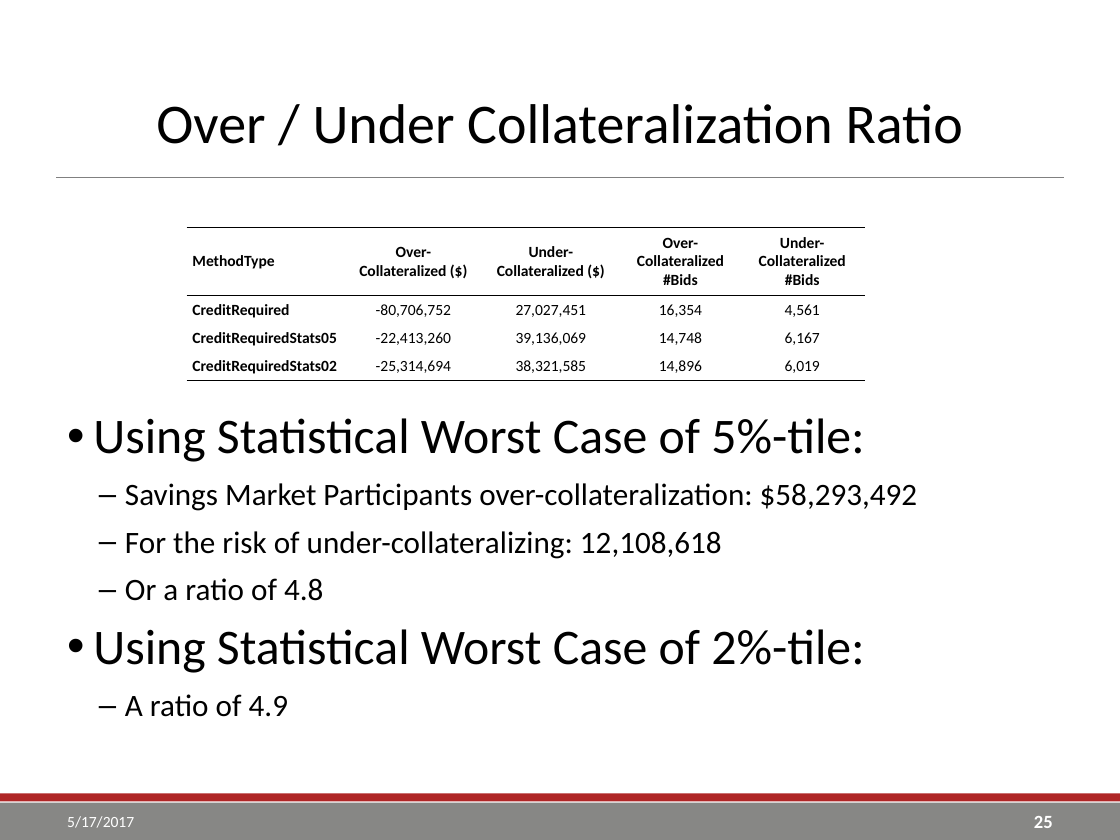
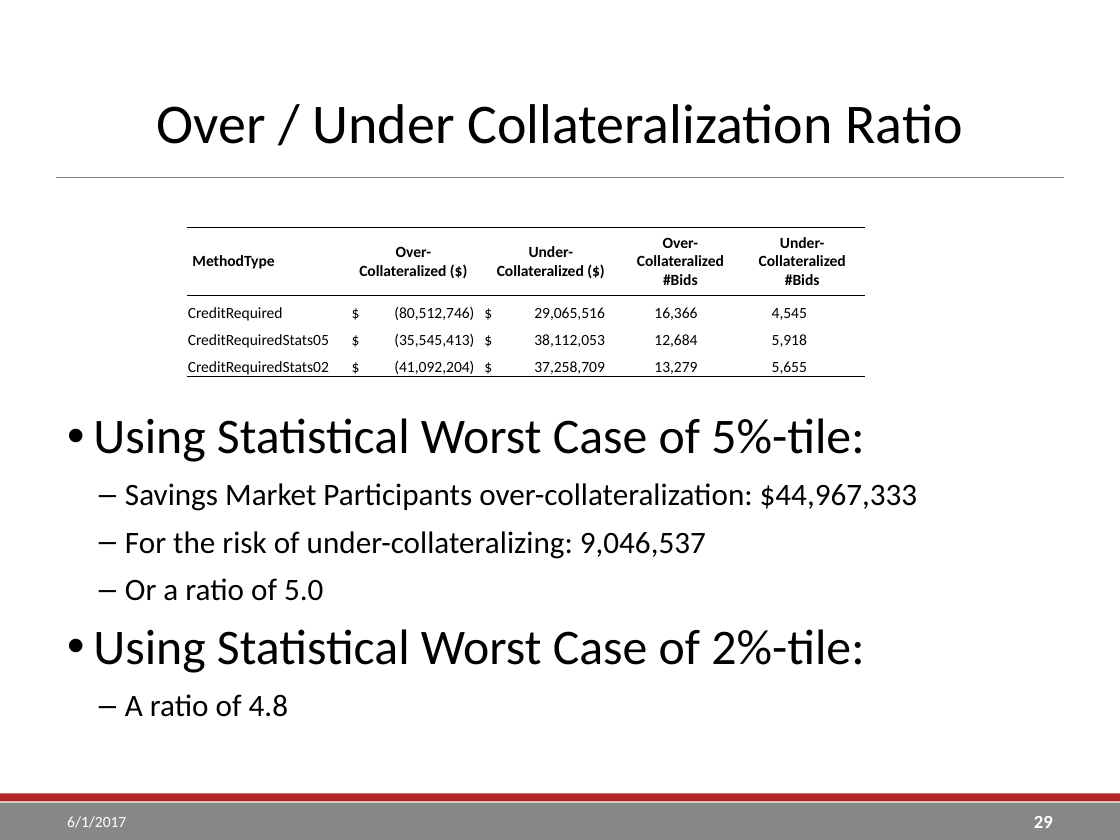
Before and after one commit to go-yohan/sppcredit, a slide deck: slide 29 of ppt/SPP TCR Reference Price Calculation.pptx (slide 25 before the commit). Drawn at 1120x840 pixels with LibreOffice and Linux fonts; fonts in the diff are those of the drawing; background and template pictures are left out. Boxes give left, top, right and bottom in pixels: in the first picture for what was removed or moved away, otherwise in the second. Text is boxed around its words. In the diff, an @@ line names an element or a change of style, - is before the commit and + after.

Commit message:
show the EqualOver specific bid in Winter_16 OFF.

```diff
--- a/ppt/SPP TCR Reference Price Calculation.pptx
+++ b/ppt/SPP TCR Reference Price Calculation.pptx
@@ table at bbox=[187, 227, 867, 379] @@
-row 2: CreditRequired | -80,706,752 | 27,027,451 | 16,354 | 4,561
+row 2: CreditRequired | $ (80,512,746) | $ 29,065,516 | 16,366 | 4,545
-row 3: CreditRequiredStats05 | -22,413,260 | 39,136,069 | 14,748 | 6,167
+row 3: CreditRequiredStats05 | $ (35,545,413) | $ 38,112,053 | 12,684 | 5,918
-row 4: CreditRequiredStats02 | -25,314,694 | 38,321,585 | 14,896 | 6,019
+row 4: CreditRequiredStats02 | $ (41,092,204) | $ 37,258,709 | 13,279 | 5,655
@@ bold off in "CreditRequired", "CreditRequiredStats05", "CreditRequiredStats02" @@
@@ text at bbox=[125, 483, 917, 601]: text changed @@
-  – Savings Market Participants over-collateralization: $58,293,492
-  – For the risk of under-collateralizing: 12,108,618
-  – Or a ratio of 4.8
+  – Savings Market Participants over-collateralization: $44,967,333
+  – For the risk of under-collateralizing: 9,046,537
+  – Or a ratio of 5.0
@@ text at bbox=[125, 694, 288, 717]: text changed @@
-  – A ratio of 4.9
+  – A ratio of 4.8
@@ text at bbox=[67, 816, 126, 828]: text changed @@
-5/17/2017
+6/1/2017
@@ page number at bbox=[1034, 816, 1053, 828]: text changed @@
-25
+29
```
Also in this commit, not shown: 35 other slides changed, 19 slides added, 31 other files.
